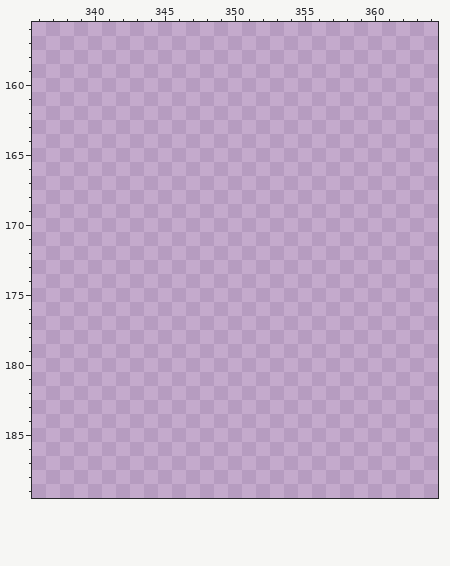
Pixel-art file -- core/assets/ase/ui.ase. The first picture shows the starting point.
512x256 pixels, 1 frame. Colours within 5 levels of each other are drawn and written as one. Shown: x 336..364, y 156..189.
Visible layers, top first: "Layer 2", "Layer 1".
Palette (. is transparent): 
And afterwards:
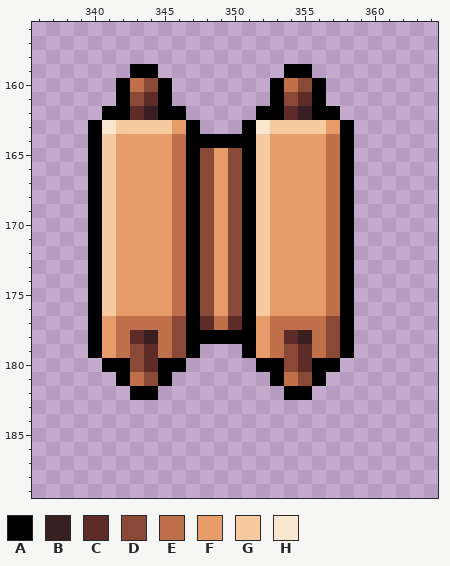
Colours new in this view: A #000000  B #391f21  C #5d2c28  D #8a4836  E #bf6f4a  F #e69c69  G #f6ca9f  H #f9e6cf
Edits made:
Changed rows in their new state; - is an unchanged pixel.
Layer "Layer 2":
first column x 340:
159 ---AA---------AA---
160 --AEDA-------AEDA--
161 --ADCA-------ADCA--
162 -AACBAA-----AACBAA-
163 AHGGGGFA---AHGGGGFA
164 AGFFFFEAAAAAGFFFFEA
165 AGFFFFEADFDAGFFFFEA
166 AGFFFFEADFDAGFFFFEA
167 AGFFFFEADFDAGFFFFEA
168 AGFFFFEADFDAGFFFFEA
169 AGFFFFEADFDAGFFFFEA
170 AGFFFFEADFDAGFFFFEA
171 AGFFFFEADFDAGFFFFEA
172 AGFFFFEADFDAGFFFFEA
173 AGFFFFEADFDAGFFFFEA
174 AGFFFFEADFDAGFFFFEA
175 AGFFFFEADFDAGFFFFEA
176 AGFFFFEADFDAGFFFFEA
177 AFEEEEDACECAFEEEEDA
178 AFECBEDAAAAAFECBEDA
179 AFEDCEDA---AFEDCEDA
180 -AADCAA-----AADCAA-
181 --AEDA-------AEDA--
182 ---AA---------AA---
Pixel boxes of the changes (left, top, right, bottom) in both pictures:
added: (88, 64, 354, 400)
